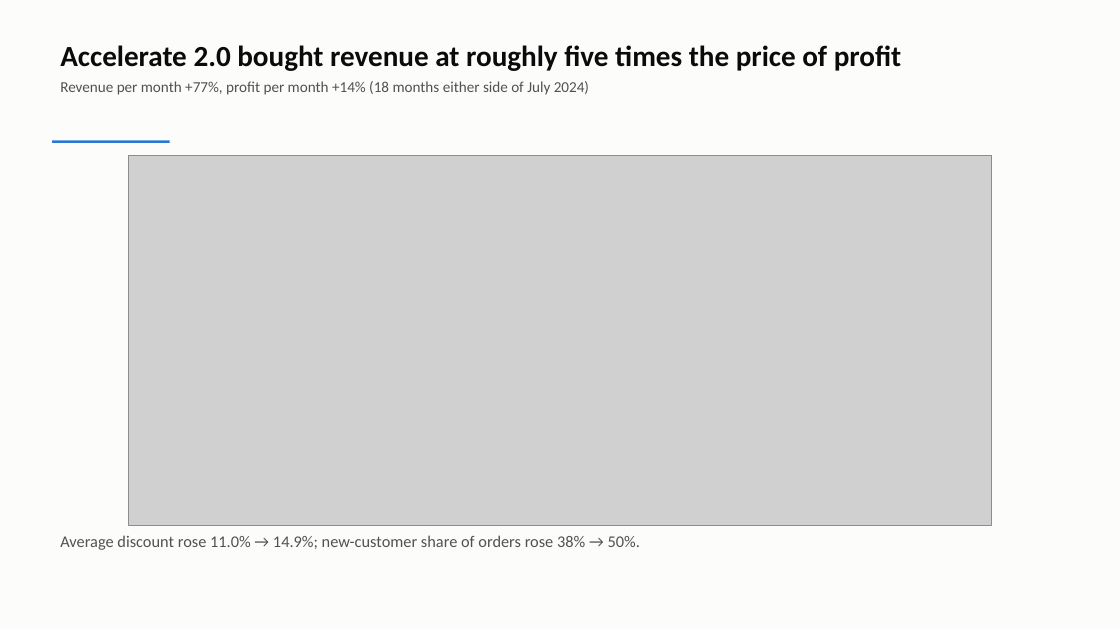
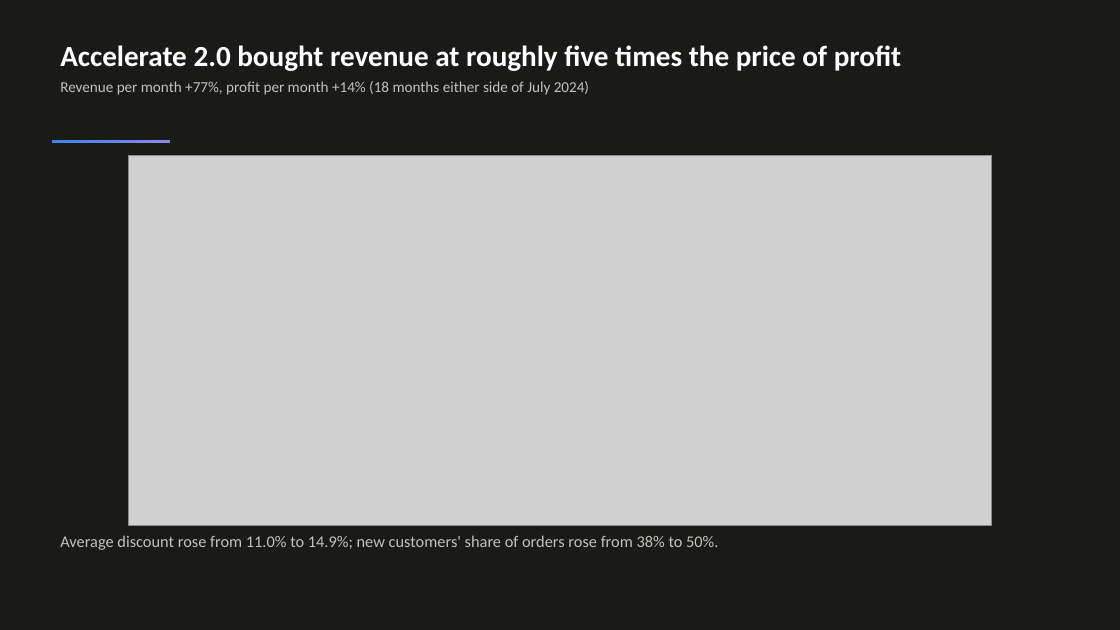
Before and after one commit to saint2706/AuroraCart-Case-Study, a slide deck: slide 5 of deliverables/AuroraCart_Executive_Story.pptx. Drawn at 1120x630 pixels with LibreOffice and Linux fonts; fonts in the diff are those of the drawing; grey boxes stand for pictures. Boxes give left, top, right and bottom in pixels: in the first picture for what was removed or moved away, otherwise in the second. Text is boxed around its words. In the diff, an @@ line names an element or a change of style, - is before the commit and + after.

```diff
--- a/deliverables/AuroraCart_Executive_Story.pptx
+++ b/deliverables/AuroraCart_Executive_Story.pptx
@@ background #FCFCFB to #1A1A19 @@
@@ text "Accelerate 2.0 bought revenue at ..." at [60,45,901,95]: text colour #0B0B0B to #FFFFFF in "Accelerate 2.0 bought revenue at roughly five ..."; text colour #52514E to #C3C2B7 in "Revenue per month +77%, profit per month ..." @@
@@ rectangle at [52,140,170,143]: fill #2A78D6 to gradient #3987E5 to #9085E9 @@
@@ text at [60,535,718,550]: text changed; text colour #52514E to #C3C2B7 @@
-Average discount rose 11.0% → 14.9%; new-customer share of orders rose 38% → 50%.
+Average discount rose from 11.0% to 14.9%; new customers' share of orders rose from 38% to 50%.
```
Also in this commit, not shown: 16 other slides changed, 25 other files.
